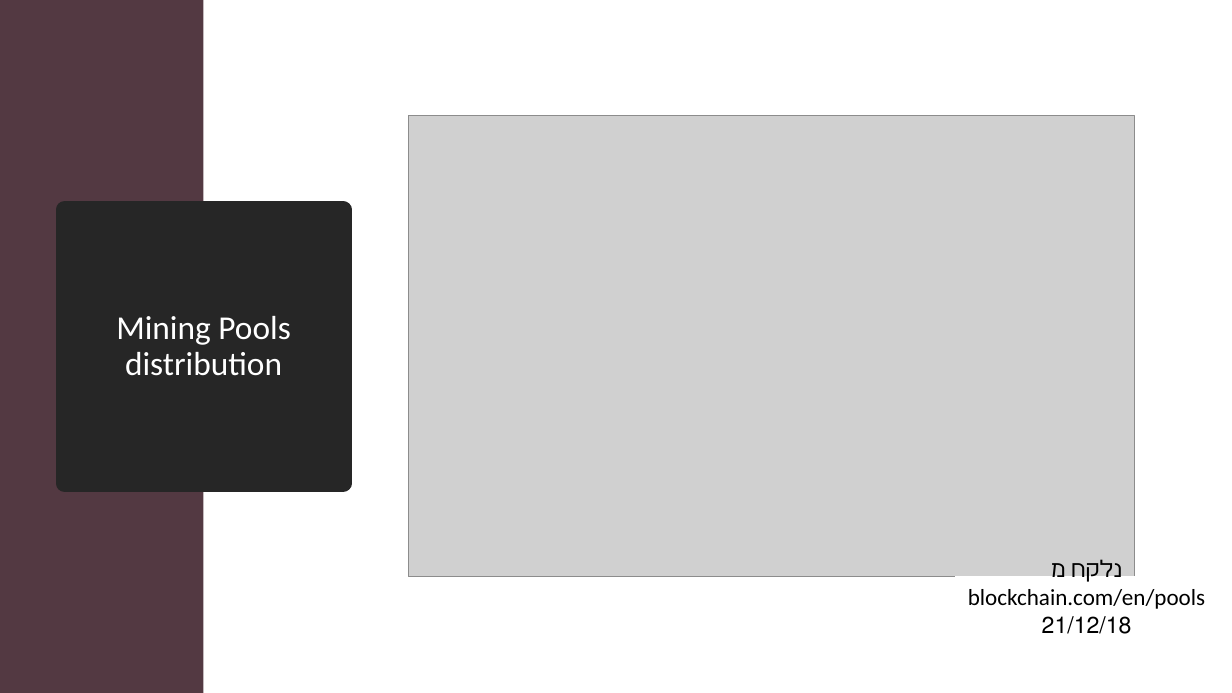
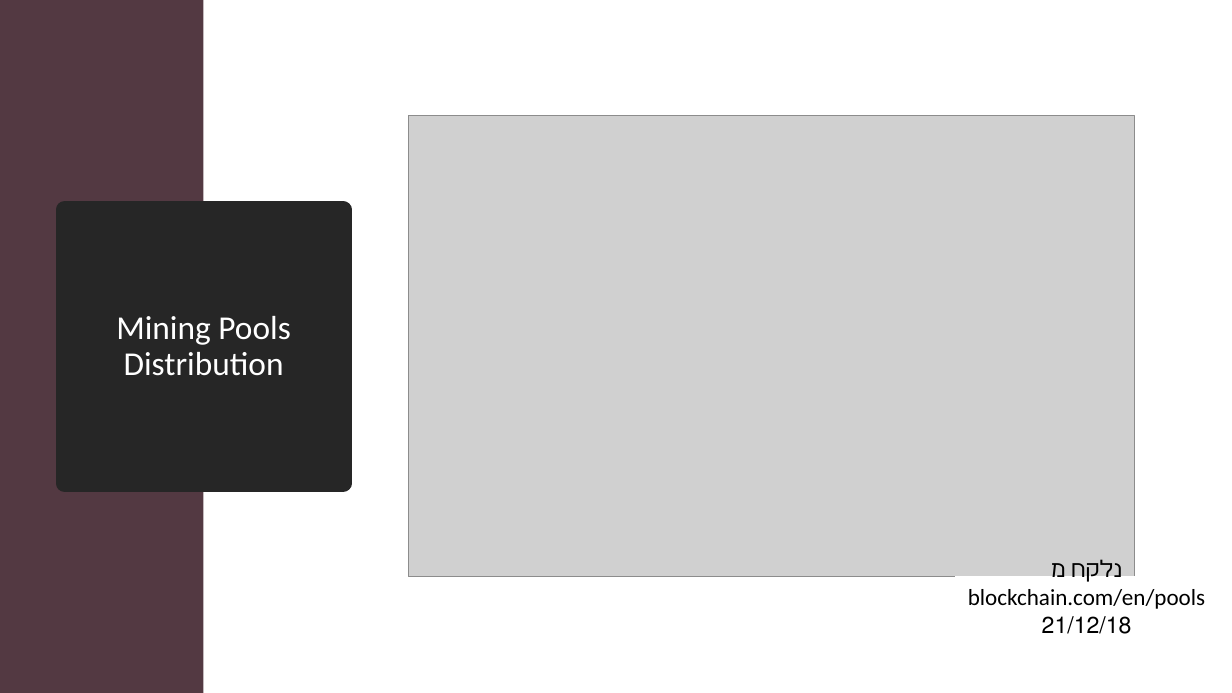
Before and after one commit to eliyahulevi/BitcoinPresentation, a slide deck: slide 9 of The miner’s dilemma.pptx. Drawn at 1232x693 pixels with LibreOffice and Linux fonts; fonts in the diff are those of the drawing; grey boxes stand for pictures. Boxes give left, top, right and bottom in pixels: in the first picture for what was removed or moved away, otherwise in the second. Text is boxed around its words. In the diff, an @@ line names an element or a change of style, - is before the commit and + after.

```diff
--- a/The miner’s dilemma.pptx
+++ b/The miner’s dilemma.pptx
@@ title at [116, 316, 290, 376]: text changed @@
-Mining Pools
-distribution
+Mining Pools
+Distribution
```
Also in this commit, not shown: 4 other slides changed.
